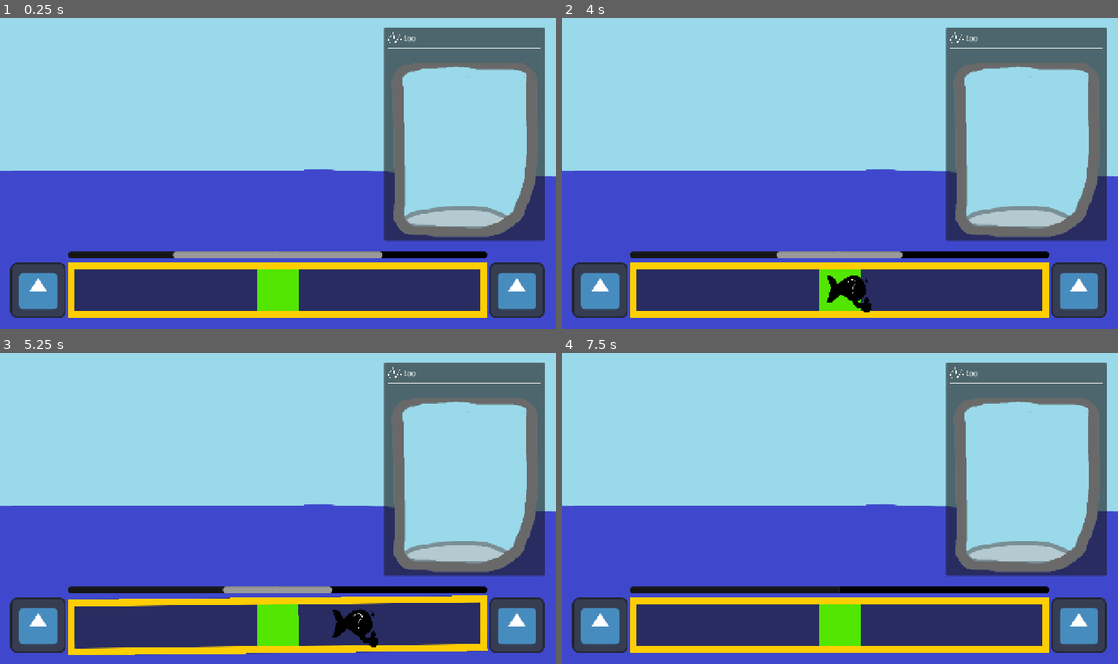
Above: before the commit, frames 1-4 (two rows, left to right).
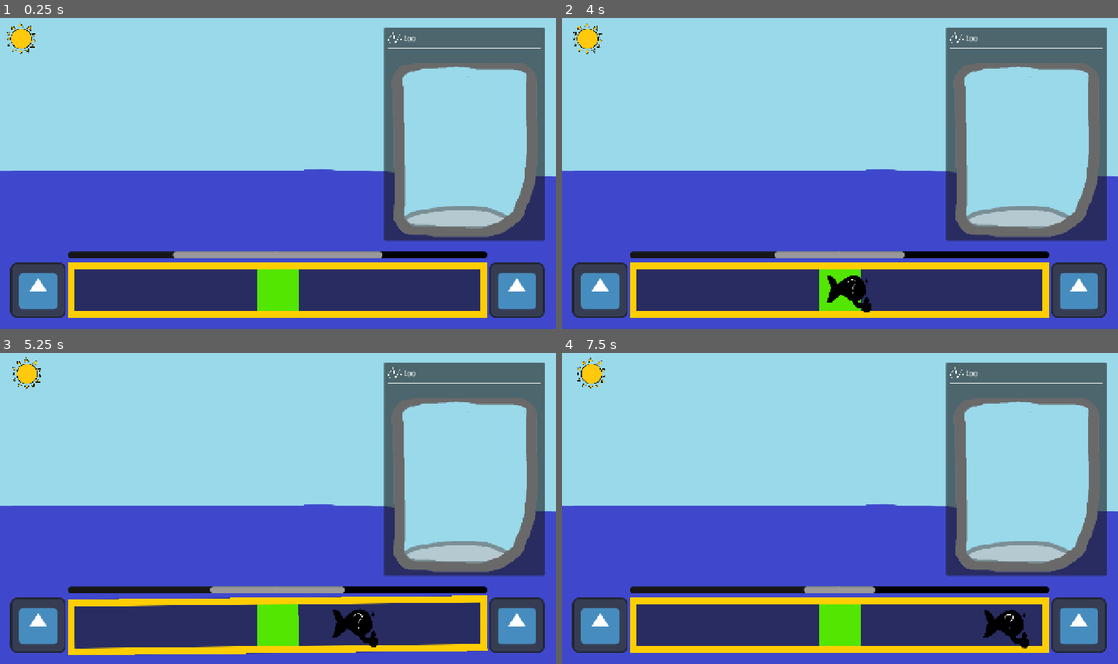
Above: after the commit, the same moments.

Repository: Animo105/game-jam-sherbrooke-2026
Game: Godot game, scene res://Main Fish Phase/main_fish_phase.tscn
The game is run twice, just before and just after one commit, with the same random seed, the same clock (stepped at 60 frames per second) and the same inputs. This scene is started directly instead of the project's main scene. The engine's default icon, where the game draws it, is replaced by a stand-in: a white triangle on a blue panel in a dark square.
Inputs (mouse positions are in pixels of both pictures, inside the frame that each line leads up to):
- Up to frame 1 (0.25 s): no input
- Up to frame 2 (4 s): tap Enter at 0.5 s; move the mouse to (962, 157) at 0.52 s; hold D (right) 0.53-1.28 s; click (962, 157) at 0.67 s; tap Space at 1.25 s; move the mouse to (728, 189) at 1.27 s; hold A (left) 1.28-2.03 s; move the mouse to (895, 105) at 2.02 s; hold D (right) 2.03-3.53 s; move the mouse to (812, 235) at 2.77 s; click (812, 235) at 2.92 s; move the mouse to (1006, 220) at 3.52 s; hold A (left) from 3.53 s (still down)
- Up to frame 3 (5.25 s): keep holding A (left); move the mouse to (111, 461) at 4.27 s; move the mouse to (305, 508) at 5.02 s; click (305, 508) at 5.17 s
- Up to frame 4 (7.5 s): move the mouse to (756, 430) at 5.77 s; release A (left) at 5.78 s; hold D (right) from 5.78 s (still down); move the mouse to (962, 492) at 6.52 s; move the mouse to (728, 524) at 7.27 s; click (728, 524) at 7.42 s

The runs differ from the first frame. In frame 1, 0.3% of the frame differs, in the area x 1-7%, y 1-12%; in frame 2, 0.3%; in frame 3, 0.4%; in frame 4, 1.1%, in the area x 2-84%, y 1-96%.
Error before the commit: Invalid assignment of property or key 'snap_speed' with value of type 'int' on a base object of type 'RefCounted (Rod)'. (res://Globals/Autoloads/globals.gd:12)

Commit message:
bad day cycle

Diff:
--- a/Globals/Autoloads/globals.gd
+++ b/Globals/Autoloads/globals.gd
@@ -3,14 +3,14 @@
 const DAY_DURATION : float = 300
 const PULL_FORCE_PERCENT : float = 0.05
 const MAX_SNAP_SPEED : float = 10
+const MIN_SNAP_SPEED : float = 0.5
 
 var money : float
 var level_unlocked : Dictionary[int, bool]
 
 func _ready() -> void:
 	level_unlocked[0] = true
-	rod.snap_speed = 5
-	rod.snap_recovery_speed = 5
+	rod.snap_resistence = 1
 
 var rod : Rod = Rod.new()
 var current_habitat : int = 0
--- a/Main Fish Phase/main_fish_phase.gd
+++ b/Main Fish Phase/main_fish_phase.gd
@@ -9,6 +9,7 @@
 @onready var timer: Timer = $Timer
 @onready var fish_sprite: Sprite2D = %FishSprite
 @onready var fish_group: Node2D = %FishGroup
+@onready var day_cycle_path_follow: PathFollow2D = %DayCyclePathFollow
 
 @onready var money_label: Label = %money_label
 var total_money_today : int = 0
@@ -33,6 +34,7 @@
 var tween : Tween
 
 func _ready() -> void:
+	timer.start(Globals.DAY_DURATION)
 	bait_timer_s = randf_range(BAIT_RATE_RANGE.x, BAIT_RATE_RANGE.y)
 
 func new_fish(fish : FishResource):
@@ -42,13 +44,14 @@
 	fish_sprite.visible = true
 	max_catch_timer = fish.catch_difficulty - Globals.rod.catch_speed
 	catch_timer_s = max_catch_timer
-	catch_recovery_s = clamp(current_fish.catch_recovery_speed - Globals.rod.snap_resistence, 0, Globals.MAX_SNAP_SPEED)
+	catch_recovery_s = clamp(current_fish.catch_recovery_speed - Globals.rod.snap_resistence, Globals.MIN_SNAP_SPEED, Globals.MAX_SNAP_SPEED)
 	fish_speed = fish.speed - Globals.rod.pull_strenght
 	fish_direction = 1 if randf() < 0.5 else -1
 	fish_sprite.flip_h = fish_direction < 0
 	fish_sprite.global_position = fishing_bar.absolute_center_position
 
 func _physics_process(delta: float) -> void:
+	update_day_timer()
 	fish_physic_frame(delta)
 	try_catch_fish(delta)
 
@@ -90,7 +93,7 @@
 			catch()
 	else:
 		pass
-		catch_timer_s = clamp(catch_timer_s + delta, 0, max_catch_timer)
+		catch_timer_s = clamp(catch_timer_s + catch_recovery_s * delta, 0, max_catch_timer)
 		if catch_timer_s == max_catch_timer:
 			snap()
 	# update catch bar
@@ -135,7 +138,8 @@
 
 func update_day_timer():
 	var progress : float = 1 - (timer.time_left/Globals.DAY_DURATION)
+	day_cycle_path_follow.progress_ratio = progress
 
 
 func _on_timer_timeout() -> void:
-	pass # Replace with function body.
+	EventBus.day_ended.emit()
--- a/Main Fish Phase/main_fish_phase.tscn
+++ b/Main Fish Phase/main_fish_phase.tscn
@@ -1,12 +1,19 @@
 [gd_scene format=3 uid="uid://c67651jp4gnm7"]
 
 [ext_resource type="Script" uid="uid://b137yplwpytd4" path="res://Main Fish Phase/main_fish_phase.gd" id="1_sb3fd"]
-[ext_resource type="PackedScene" uid="uid://bphtp80rd1oto" path="res://Main Fish Phase/fishing_bar.tscn" id="1_vq508"]
 [ext_resource type="Texture2D" uid="uid://bw40etruspjdf" path="res://Assets/level icons/level_selct_background.png" id="2_02ott"]
 [ext_resource type="Texture2D" uid="uid://dm2pfrukogmi1" path="res://Assets/icon.svg" id="2_6y7v2"]
 [ext_resource type="Texture2D" uid="uid://dmf66iqxuh7ew" path="res://Assets/money_sign.svg" id="2_lyorp"]
+[ext_resource type="Texture2D" uid="uid://bu0whue464lh2" path="res://Assets/soleil.png" id="3_ofyt0"]
 [ext_resource type="Texture2D" uid="uid://bigxmpmgnbgqa" path="res://Assets/bucket.png" id="3_ueg10"]
 [ext_resource type="Script" uid="uid://bomkkxcy3vj4g" path="res://Main Fish Phase/catch_progress_bar.gd" id="5_lyorp"]
+[ext_resource type="PackedScene" uid="uid://bphtp80rd1oto" path="res://Main Fish Phase/fishing_bar.tscn" id="7_ofyt0"]
+
+[sub_resource type="Curve2D" id="Curve2D_02ott"]
+_data = {
+"points": PackedVector2Array(0, 0, 0, 0, 25, 25, 0, 0, 0, 0, 810, 25)
+}
+point_count = 2
 
 [sub_resource type="StyleBoxLine" id="StyleBoxLine_yf5fn"]
 color = Color(1, 1, 1, 1)
@@ -79,10 +86,23 @@
 anchor_bottom = 1.0
 grow_horizontal = 2
 grow_vertical = 2
+theme_override_constants/separation = 25
 
 [node name="Control" type="Control" parent="MarginContainer/VBoxContainer/MainScreen/HBoxContainer" unique_id=1210880583]
 layout_mode = 2
 size_flags_horizontal = 3
+
+[node name="Path2D" type="Path2D" parent="MarginContainer/VBoxContainer/MainScreen/HBoxContainer/Control" unique_id=1262604445]
+curve = SubResource("Curve2D_02ott")
+
+[node name="DayCyclePathFollow" type="PathFollow2D" parent="MarginContainer/VBoxContainer/MainScreen/HBoxContainer/Control/Path2D" unique_id=1713440370]
+unique_name_in_owner = true
+position = Vector2(25, 25)
+loop = false
+
+[node name="Sprite2D" type="Sprite2D" parent="MarginContainer/VBoxContainer/MainScreen/HBoxContainer/Control/Path2D/DayCyclePathFollow" unique_id=1914180449]
+scale = Vector2(0.3, 0.3)
+texture = ExtResource("3_ofyt0")
 
 [node name="BucketZone" type="PanelContainer" parent="MarginContainer/VBoxContainer/MainScreen/HBoxContainer" unique_id=462486461]
 layout_mode = 2
@@ -210,6 +230,7 @@
 [node name="DayIndicatorSprite" type="Sprite2D" parent="." unique_id=459513602]
 
 [node name="Timer" type="Timer" parent="." unique_id=1191305872]
+one_shot = true
 
 [node name="Bucket Anchor" type="Control" parent="." unique_id=1951671770]
 layout_mode = 1
Binary file added: Assets/soleil.png
Not shown, added: Assets/soleil.png.import
Not shown: 1 places in Main Fish Phase/main_fish_phase.tscn that only renumber resources
